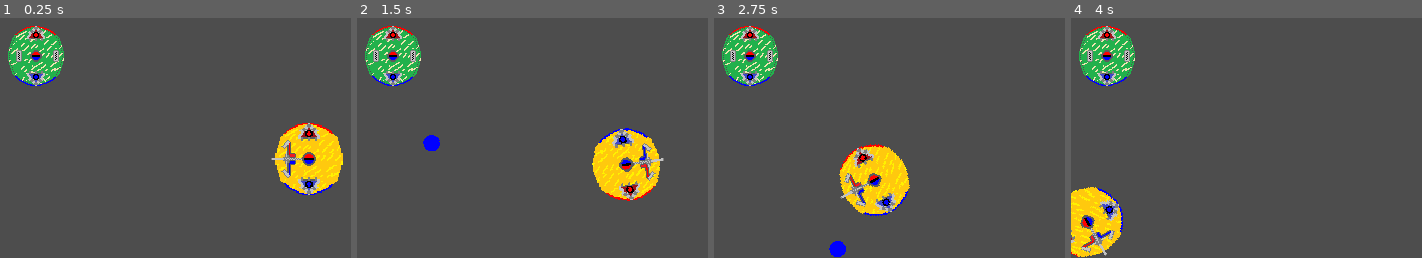
Above: before the commit, frames 1-4 (left to right).
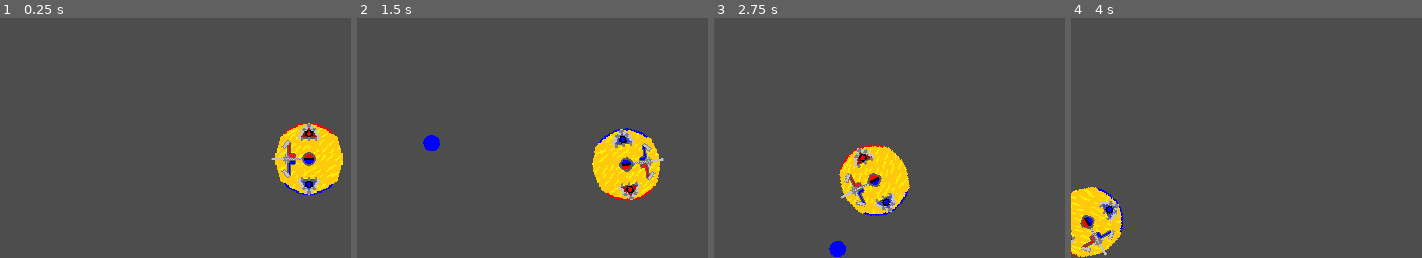
Above: after the commit, the same moments.

Repository: Austincain1006/MelonJam2024
Game: Godot game, scene res://main.tscn
The game is run twice, just before and just after one commit, with the same random seed, the same clock (stepped at 60 frames per second) and the same inputs.
Inputs (mouse positions are % of the whole screen's width and height, from its top left):
- Up to frame 1 (0.25 s): no input
- Up to frame 2 (1.5 s): tap Enter at 0.5 s; move the mouse to (71, 45) at 0.52 s; hold D (RotateRight) 0.53-1.28 s; hold Right mouse button (FireNegative) 0.53-1.28 s; move the mouse to (28, 55) at 1.27 s; hold S (MoveBackward) from 1.28 s (still down); click (28, 55) at 1.35 s
- Up to frame 3 (2.75 s): move the mouse to (59, 28) at 2.02 s; release S (MoveBackward) at 2.03 s; hold D (RotateRight) from 2.03 s (still down); hold Right mouse button (FireNegative) from 2.03 s (still down)
- Up to frame 4 (4 s): move the mouse to (44, 70) at 2.77 s; release D (RotateRight) at 2.78 s; release Right mouse button (FireNegative) at 2.78 s; hold W (MoveForward) 2.78-3.53 s; click (44, 70) at 2.85 s; move the mouse to (80, 65) at 3.52 s; hold A (RotateLeft) from 3.53 s (still down); hold Right mouse button (FireNegative) from 3.53 s (still down)
The pictures show only the part of the screen within x 48-98%, y 17-67%; the shares and areas given below are measured in that part.

The runs differ from the first frame. In frame 1, 3.0% of the frame differs, in the area x 2-19%, y 3-29%; in frame 2, 3.0%; in frame 3, 3.0%; in frame 4, 3.0%.

Commit message:
Added Enemy Spawning

Diff:
--- a/enemy.gd
+++ b/enemy.gd
@@ -10,7 +10,6 @@
 var ionScene : PackedScene
 var speed = 4000
 var destination
-var oldVelocity = Vector2.ZERO
 
 func _ready():
 	playerReference = get_tree().get_first_node_in_group("Player")
@@ -20,10 +19,9 @@
 
 func _physics_process(delta):
 	velocity = position.direction_to(destination) * speed * delta
-	print(destination, velocity)
-	if !(velocity == oldVelocity * -1):
-		move_and_slide()	# This should be removing jitter but it isnt; fix later
-	oldVelocity = velocity
+	# Only Move when Far from Destination (Prevents Jitter)
+	if !((position - destination).length() < 1):
+		move_and_slide()
 
 # Called when Enemy is Hit
 func kill():
@@ -61,3 +59,7 @@
 # Make Enemy Move to Random Point in NavMesh
 func _on_move_timer_timeout():
 	destination = getRandomNavPoint().global_position
+
+
+func setDestination(dest):
+	destination = dest
--- a/enemy.tscn
+++ b/enemy.tscn
@@ -38,7 +38,7 @@
 autostart = true
 
 [node name="MoveTimer" type="Timer" parent="."]
-wait_time = 5.0
+wait_time = 4.0
 autostart = true
 
 [connection signal="timeout" from="CannonTimer" to="." method="_on_cannon_timer_timeout"]
--- a/main.gd
+++ b/main.gd
@@ -1,7 +1,9 @@
 # main.gd   by Austin Cain @ 12/29/2024
 extends Node
 
-
+@export var enemyScene : PackedScene
+var numEnemies = 0
+var score = 0
 
 func getNavMeshArray():
 	var numRows = 7
@@ -27,3 +29,27 @@
 			#print(navMesh[c][r])
 
 	return navMesh
+
+
+func spawnEnemy():
+	var enemy = enemyScene.instantiate()
+
+	# Get Random Spawnpoint
+	$EnemySpawner/EnemySpawnerPath.progress_ratio = randf()
+	enemy.global_position = $EnemySpawner/EnemySpawnerPath.global_position
+
+	# Spawn Enemey and Set Random Destination
+	add_child(enemy)
+	enemy.setDestination(enemy.getRandomNavPoint().global_position)
+
+
+func _on_enemy_spawn_timer_timeout():
+	print("ENEMY SPAWNED")
+	if numEnemies <= 5:
+		spawnEnemy()
+		numEnemies += 1
+
+
+func _on_enemy_enemy_destroyed():
+	score += 1
+	numEnemies += -1
--- a/main.tscn
+++ b/main.tscn
@@ -1,11 +1,18 @@
-[gd_scene load_steps=4 format=3 uid="uid://cn7ird88eupwv"]
+[gd_scene load_steps=5 format=3 uid="uid://cn7ird88eupwv"]
 
 [ext_resource type="PackedScene" uid="uid://cthywtjlqfrab" path="res://Player.tscn" id="1_2lql5"]
 [ext_resource type="Script" path="res://main.gd" id="1_trih3"]
 [ext_resource type="PackedScene" uid="uid://cn3iy67pv1sl8" path="res://enemy.tscn" id="4_y53f3"]
 
+[sub_resource type="Curve2D" id="Curve2D_rdftt"]
+_data = {
+"points": PackedVector2Array(0, 0, 0, 0, 0, 0, 0, 0, 0, 0, 720, 0, 0, 0, 0, 0, 720, 480, 0, 0, 0, 0, 0, 480, 0, 0, 0, 0, 0, 0)
+}
+point_count = 5
+
 [node name="Main" type="Node"]
 script = ExtResource("1_trih3")
+enemyScene = ExtResource("4_y53f3")
 
 [node name="Player" parent="." instance=ExtResource("1_2lql5")]
 position = Vector2(665, 223)
@@ -294,5 +301,13 @@
 position = Vector2(50, 426)
 gizmo_extents = 2.0
 
-[node name="Enemy" parent="." instance=ExtResource("4_y53f3")]
-position = Vector2(392, 120)
+[node name="EnemySpawner" type="Path2D" parent="."]
+curve = SubResource("Curve2D_rdftt")
+
+[node name="EnemySpawnerPath" type="PathFollow2D" parent="EnemySpawner"]
+
+[node name="EnemySpawnTimer" type="Timer" parent="."]
+wait_time = 4.0
+autostart = true
+
+[connection signal="timeout" from="EnemySpawnTimer" to="." method="_on_enemy_spawn_timer_timeout"]
